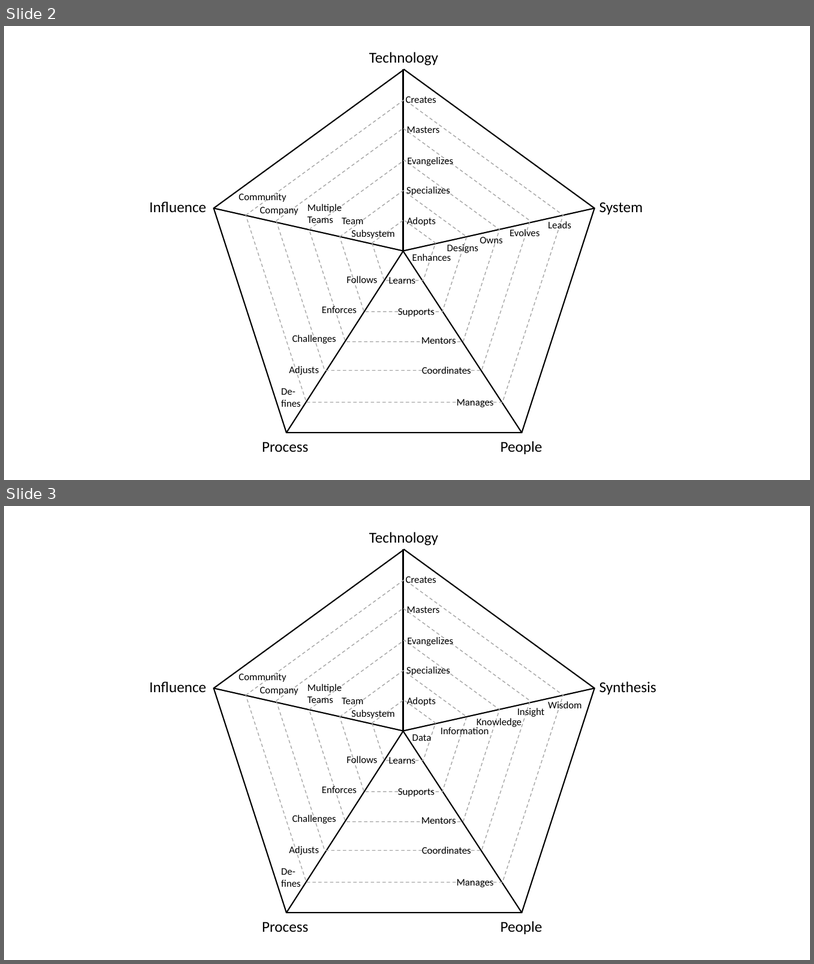
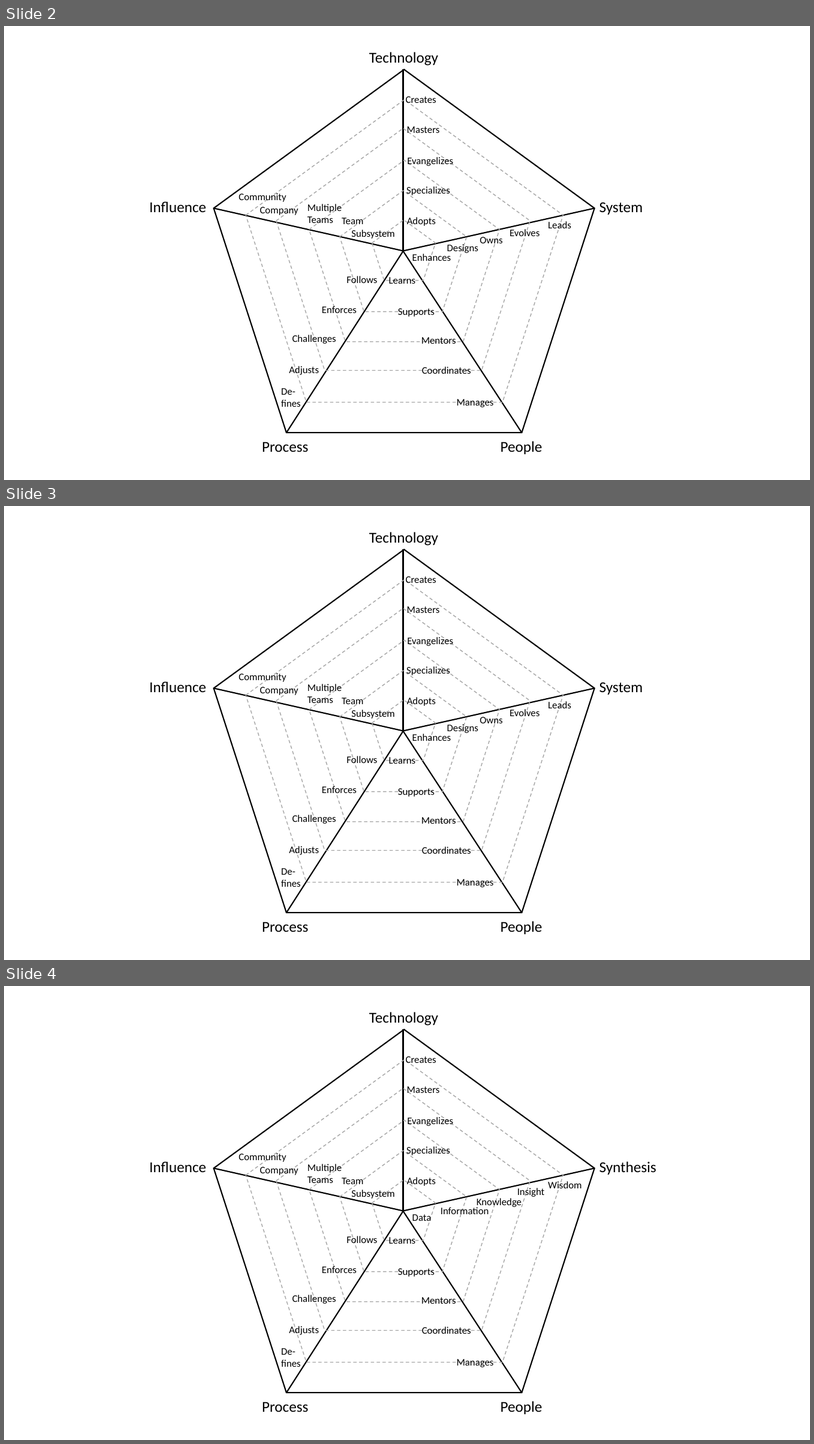
Before and after one commit to pgoodwin/engineeringladders, a slide deck: charts/charts.pptx. Shown one above the other, each under a label of ours: slides 2 and 3 before the commit, slides 2, 3 and 4 after it. The pictures are 814x964 and 814x1444 pixels, drawn with LibreOffice and Linux fonts; fonts in the diff are those of the drawing. Boxes give left, top, right and bottom in pixels: in the first picture for what was removed or moved away, otherwise in the second. Text is boxed around its words. In the diff, an @@ line names an element or a change of style, - is before the commit and + after.

```diff
--- a/charts/charts.pptx
+++ b/charts/charts.pptx
@@ slide 3 added at bbox=[4, 506, 810, 960], background #FFFFFF @@
@@ group added at bbox=[149, 532, 644, 934]: 30 texts, 6 pentagons, 5 lines @@
+Adopts
+Specializes
+Evangelizes
+Masters
+Creates
+Technology
+Enhances
+Designs
+Owns
+Evolves
+Leads
+System
+Subsystem
+Team
+Multiple
+Teams
+Company
+Community
+Influence
+People
+Process
+Learns
+Supports
+Mentors
+Coordinates
+Manages
+Follows
+Enforces
+Challenges
+Adjusts
+De-
+fines
@@ what was slide 3 is now slide 4 @@
```
Also in this commit, not shown: 1 other slide added, 1 other file.
